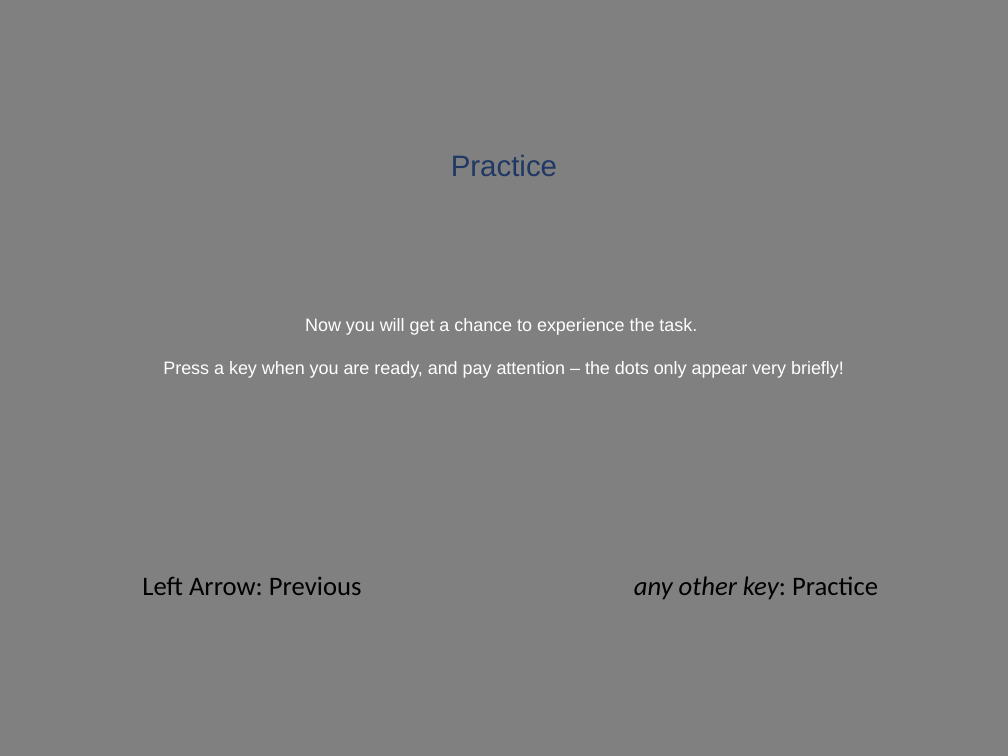
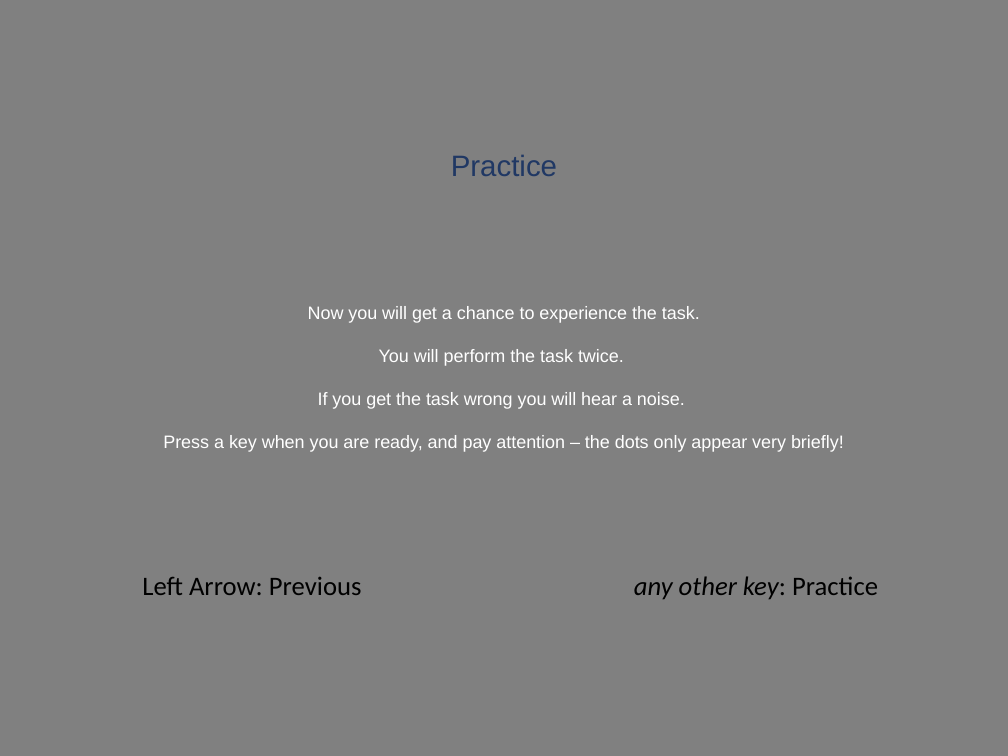
Before and after one commit to mjaquiery/nofeedback_trust, a slide deck: slide 8 of instructions/Instructions_HaloEffect_4x3.pptx. Drawn at 1008x756 pixels with LibreOffice and Linux fonts; fonts in the diff are those of the drawing. Boxes give left, top, right and bottom in pixels: in the first picture for what was removed or moved away, otherwise in the second. Text is boxed around its words. In the diff, an @@ line names an element or a change of style, - is before the commit and + after.

```diff
--- a/instructions/Instructions_HaloEffect_4x3.pptx
+++ b/instructions/Instructions_HaloEffect_4x3.pptx
@@ text "Now you will get a ..." moved from (x1=163, y1=318, x2=844, y2=378) to (x1=163, y1=306, x2=844, y2=452) @@
@@ text at (x1=318, y1=349, x2=685, y2=409): paragraphs added @@
+You will perform the task twice.
+If you get the task wrong you will hear a noise.
```
Also in this commit, not shown: 1 other slide changed, 27 other files.
